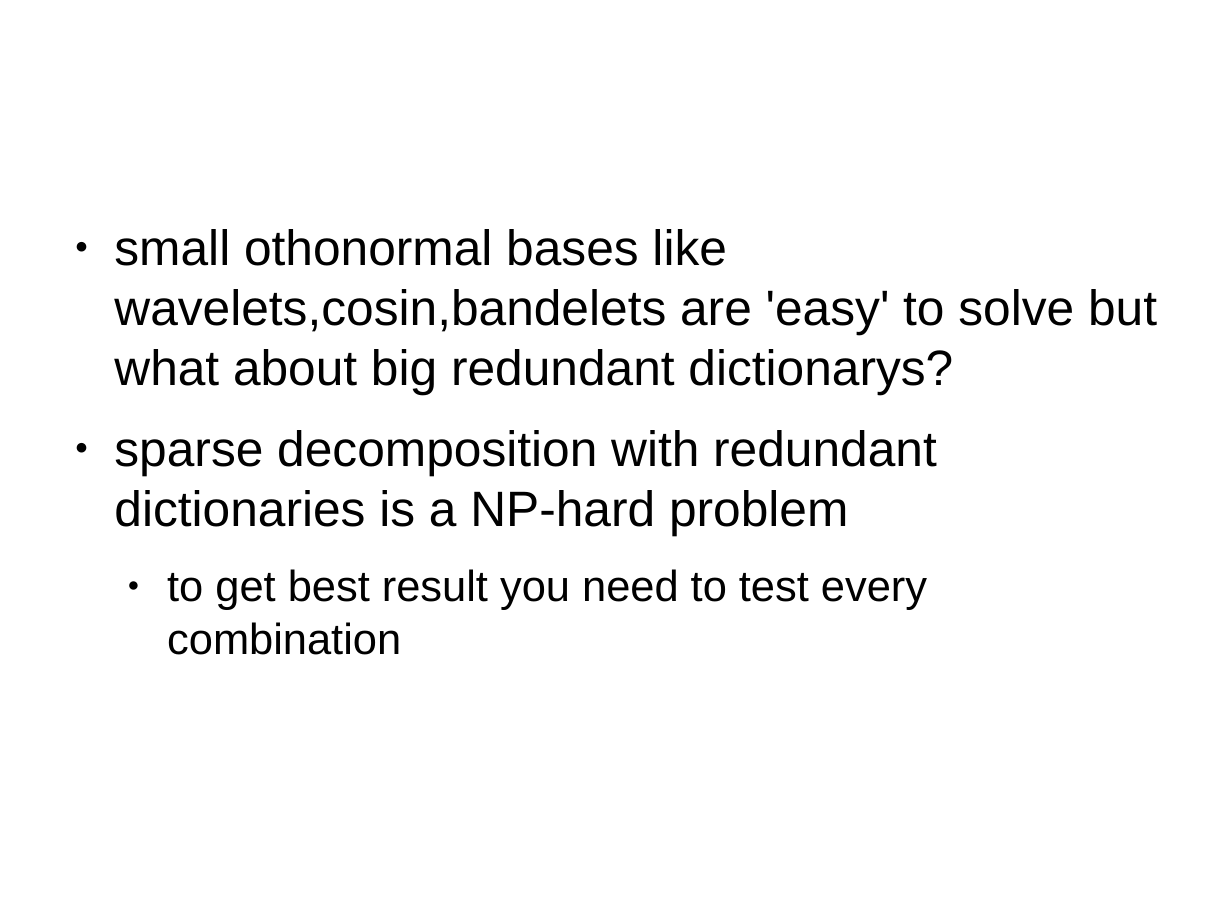
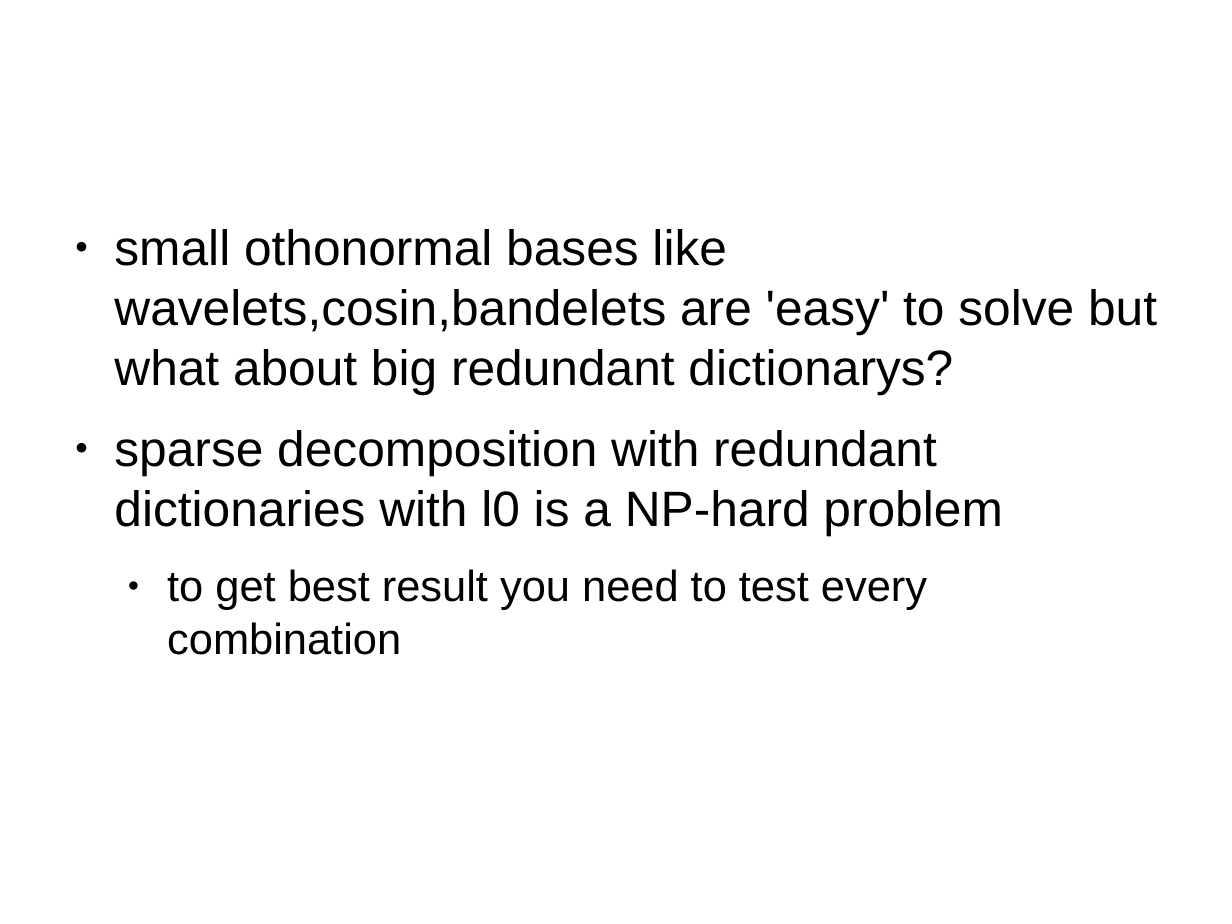
Before and after one commit to Sebu/sprs, a slide deck: slide 7 of progress_report/progress_report.odp (slide 6 before the commit). Drawn at 1232x924 pixels with LibreOffice and Linux fonts; fonts in the diff are those of the drawing. Boxes give left, top, right and bottom in pixels: in the first picture for what was removed or moved away, otherwise in the second. Text is boxed around its words. In the diff, an @@ line names an element or a change of style, - is before the commit and + after.

```diff
--- a/progress_report/progress_report.odp
+++ b/progress_report/progress_report.odp
@@ text at [114,430,1002,535]: text changed @@
-● sparse decomposition with redundant dictionaries is a NP-hard problem
+● sparse decomposition with redundant dictionaries with l0 is a NP-hard problem
```
Also in this commit, not shown: 4 other slides changed, 2 slides added.
